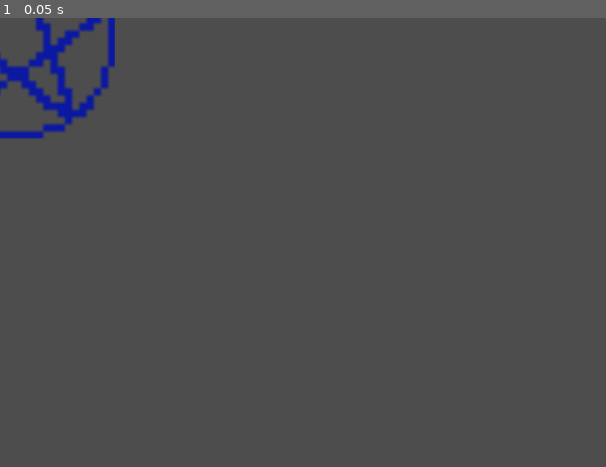
Above: before the commit, frame 1.
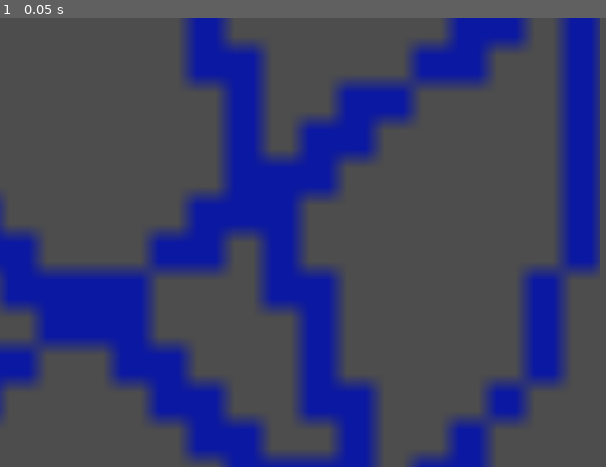
Above: after the commit, the same moment.

Repository: Skyepulse/LudumDare55Matelou
Game: Godot game, scene res://Scenes/large_pentagram_scene.tscn
Same seed, same stepped clock (60 frames per second), same inputs: the game is played once before the commit and once after it. This scene is started directly instead of the project's main scene.
Inputs:
- Up to frame 1 (0.05 s): no input

The runs differ from the first frame. In frame 1, 36% of the frame differs, in the area x 0-100%, y 0-100%.

Commit message:
small changes

Diff:
--- /dev/null
+++ b/Kiss_progress.gd
@@ -0,0 +1,11 @@
+extends TextureProgressBar
+@export var player : Player
+
+# Called when the node enters the scene tree for the first time.
+func _ready():
+	player.kiss_changed.connect(update)
+	update()
+
+
+func update():
+	value = player.KISS_STAT
--- a/Scenes/pentagram.gd
+++ b/Scenes/pentagram.gd
@@ -1,11 +1,27 @@
 extends Area2D
 
+const PENTAGRAM_RADIUS = 16
+const PENTAGRAM_SCALE = 5.2
 
-# Called when the node enters the scene tree for the first time.
-func _ready():
-	pass # Replace with function body.
+@onready var sprite : Sprite2D = $Sprite2D
+var tileMap = preload("res://Scenes/map_main_node.tscn")
+
+func _ready() -> void:
+	#connect the body and the pentagram
+	body_entered.connect(_on_body_entered)
+	get_parent().scale = Vector2(PENTAGRAM_SCALE,PENTAGRAM_SCALE)
+	get_node("CollisionShape2D").shape.radius = PENTAGRAM_RADIUS
 
 
-# Called every frame. 'delta' is the elapsed time since the previous frame.
-func _process(delta):
-	pass
+func _on_body_entered(body: Node2D) -> void:
+	#when player enters pentagram do something and spin the pentagram away
+	var player := body as CharacterBody2D
+	if not player :
+		get_parent().queue_free()
+		return
+
+	show()
+	var tween = create_tween()
+	tween.tween_property(sprite, "position:y", -20.0, .5)
+	tween.parallel().tween_property(sprite, "rotation_degrees", -360.0, .5)
+	tween.tween_callback(queue_free)
--- a/Scripts/playerM2.gd
+++ b/Scripts/playerM2.gd
@@ -14,6 +14,14 @@
 #Bitmap value for layer 3
 const NPC_LAYER = 1 << 2
 
+#kiss marry kill stats
+var KISS_STAT = 20
+var MARRY_STAT = 20
+var KILL_STAT = 30
+
+signal kiss_changed
+signal marry_changed
+signal kill_changed
 
 # Called when the node enters the scene tree for the first time.
 func _ready():
--- /dev/null
+++ b/control.tscn
@@ -0,0 +1,31 @@
+[gd_scene load_steps=2 format=3 uid="uid://b3ovcxlerm5b6"]
+
+[ext_resource type="Script" path="res://Kiss_progress.gd" id="1_w2bup"]
+
+[node name="Control" type="Control"]
+layout_mode = 3
+anchors_preset = 15
+anchor_right = 1.0
+anchor_bottom = 1.0
+grow_horizontal = 2
+grow_vertical = 2
+
+[node name="VBoxContainer" type="VBoxContainer" parent="."]
+custom_minimum_size = Vector2(300, 120)
+layout_mode = 1
+anchors_preset = 1
+anchor_left = 1.0
+anchor_right = 1.0
+offset_left = -40.0
+offset_bottom = 40.0
+grow_horizontal = 0
+
+[node name="Kiss_progress" type="TextureProgressBar" parent="VBoxContainer"]
+layout_mode = 2
+script = ExtResource("1_w2bup")
+
+[node name="Marry_progress" type="TextureProgressBar" parent="VBoxContainer"]
+layout_mode = 2
+
+[node name="Kill_progress" type="TextureProgressBar" parent="VBoxContainer"]
+layout_mode = 2
Binary file added: empty_progress_bar.png
Not shown, added: empty_progress_bar.png.import
Binary file added: load_progress_bar.png
Not shown, added: load_progress_bar.png.import
